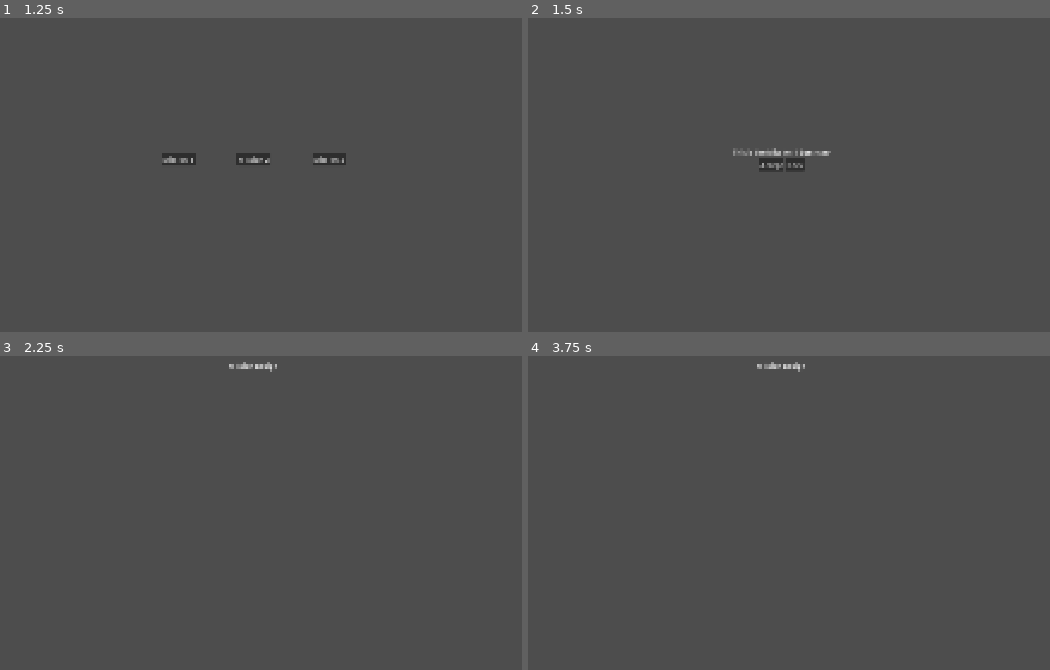
Above: before the commit, frames 1-4 (two rows, left to right).
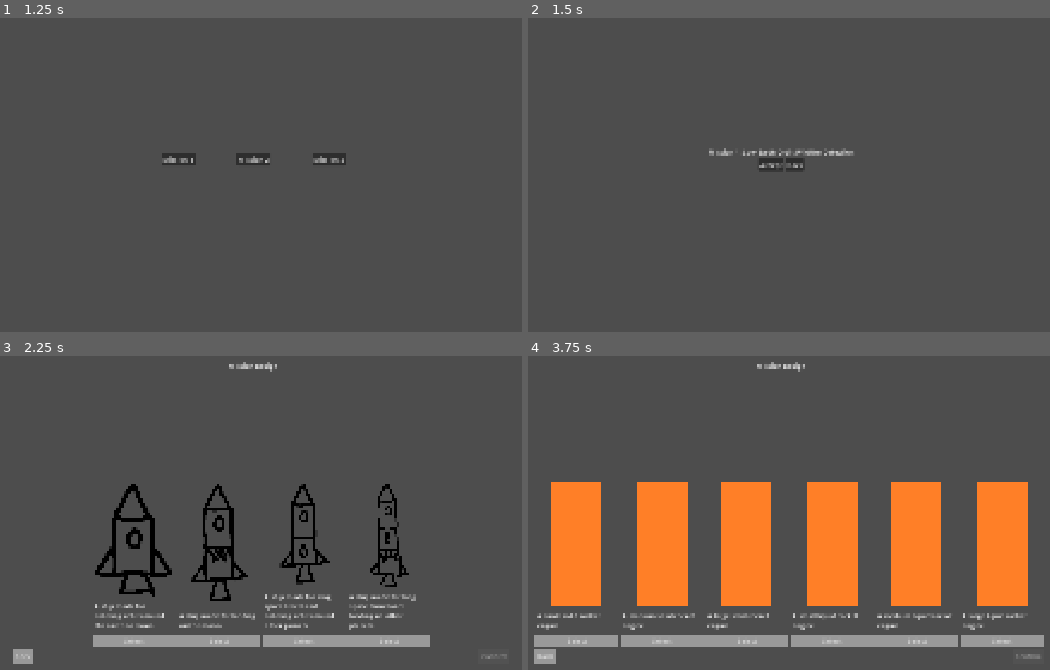
Above: after the commit, the same moments.

Repository: mathdude283/miners-in-space
Game: Godot game, scene res://main_menu.tscn
The game is run twice, just before and just after one commit, with the same random seed, the same clock (stepped at 60 frames per second) and the same inputs.
Inputs (mouse positions are in pixels of both pictures, inside the frame that each line leads up to):
- Up to frame 1 (1.25 s): click "Mission Select" at 0.5 s
- Up to frame 2 (1.5 s): click "Mission 1" at 1.25 s
- Up to frame 3 (2.25 s): click "Accept" at 2 s
- Up to frame 4 (3.75 s): click (663, 641) at 2.75 s, where only the run after the commit has a clickable "Select"; click (1023, 657) at 3.5 s, where only the run after the commit has a clickable "Confirm"

Frame 1 is identical in both runs. In frame 2, 0.4% of the frame differs, in the area x 34-63%, y 41-49%; in frame 3, 7.4%; in frame 4, 28%, in the area x 1-99%, y 40-99%.
Error before the commit: Parse Error: Identifier "imgs" not declared in the current scope. (res://mission_design.gd:11)

Commit message:
First demo?

Diff:
--- a/main_menu.gd
+++ b/main_menu.gd
@@ -3,6 +3,7 @@
 @onready var start_button: MarginContainer = $CanvasLayer/UI/StartButtonMargin
 @onready var mission_select: MarginContainer = $CanvasLayer/UI/MissionSelectButtonsMargin
 @onready var mission_conf: MarginContainer = $CanvasLayer/UI/MissionConfirmationMargin
+@onready var mission_conf_button: Button = $CanvasLayer/UI/MissionConfirmationMargin/VBoxContainer/HBoxContainer/AcceptMissionButton
 @onready var mission_summ: RichTextLabel = $CanvasLayer/UI/MissionConfirmationMargin/VBoxContainer/MissionSummary
 # Called when the node enters the scene tree for the first time.
 func _ready() -> void:
@@ -15,11 +16,14 @@
 	mission_conf.show()
 	match PlayerData.scenario:
 		PlayerData.Scenario.MISSION_1:
-			mission_summ.text = "This is the Mission 1 Summary"
+			mission_summ.text = "Mission 1: Low-Earth Orbit Wildfire Detection"
+			mission_conf_button.show()
 		PlayerData.Scenario.MISSION_2:
-			mission_summ.text = "This is the Mission 2 Summary"
+			mission_summ.text = "Mission 2 coming soon."
+			mission_conf_button.hide()
 		PlayerData.Scenario.MISSION_3:
-			mission_summ.text = "This is the Mission 3 Summary"
+			mission_summ.text = "Mission 3 coming soon."
+			mission_conf_button.hide()
 
 
 func hide_mission_summary():
--- a/main_menu.tscn
+++ b/main_menu.tscn
@@ -2,12 +2,8 @@
 
 [ext_resource type="Script" uid="uid://d2riekqjo0r1o" path="res://main_menu.gd" id="1_06t4h"]
 
-[node name="MainMenu" type="Node2D" unique_id=770708661 node_paths=PackedStringArray("new_game", "mission_select", "mission_conf", "mission_summ")]
+[node name="MainMenu" type="Node2D" unique_id=770708661]
 script = ExtResource("1_06t4h")
-new_game = NodePath("CanvasLayer/UI/StartButtonMargin")
-mission_select = NodePath("CanvasLayer/UI/MissionSelectButtonsMargin")
-mission_conf = NodePath("CanvasLayer/UI/MissionConfirmationMargin")
-mission_summ = NodePath("CanvasLayer/UI/MissionConfirmationMargin/VBoxContainer/MissionSummary")
 
 [node name="CanvasLayer" type="CanvasLayer" parent="." unique_id=737573669]
 follow_viewport_enabled = true
--- a/mission_design.gd
+++ b/mission_design.gd
@@ -2,17 +2,118 @@
 
 const CARD_SCENE = preload("res://ship_options.tscn")
 @onready var ui: Control = $CanvasLayer/UI
+@onready var title: RichTextLabel = $CanvasLayer/UI/MissionDesignHeader/Title
+@onready var option_menu: ShipOptions = CARD_SCENE.instantiate()
 
 # Called when the node enters the scene tree for the first time.
 func _ready() -> void:
-	var option_menu = CARD_SCENE.instantiate()
 	option_menu.hide()
 	ui.add_child(option_menu)
-	imgs = [preload("res://assets/imgs/MissionDesign/LocalLanding.png")]
-
+	# Dictionary is of form {id, image, descr, button_txt}
+	setup_spaceship_cards()
 
 
 
 # Called every frame. 'delta' is the elapsed time since the previous frame.
 func _process(delta: float) -> void:
 	pass
+
+func setup_spaceship_cards():
+	option_menu.hide()
+	option_menu.clear_cards()
+	var ids = [PlayerData.ShipType.LOCALORBIT, PlayerData.ShipType.LOCALLANDING, PlayerData.ShipType.LONGORBIT, PlayerData.ShipType.LONGLANDING]
+	var imgs = [preload("res://assets/imgs/MissionDesign/LocalOrbit.png"), preload("res://assets/imgs/MissionDesign/LocalLanding.png"), preload("res://assets/imgs/MissionDesign/LongOrbit.png"), preload("res://assets/imgs/MissionDesign/LongLanding.png")]
+	var descr = ["A ship made for entering orbit around the earth or moon.", "A ship made for landing on the moon.", "A ship made for long space travel and entering orbit around other planets.", "A ship made for long space travel and landing on other planets."]
+	var button_txt = ["Select", "Select", "Select", "Select"]
+	var card_dicts = []
+	for card in range(len(ids)):
+		card_dicts.append({"id": ids[card], "image": imgs[card], "descr": descr[card], "button_txt": button_txt[card]})
+	option_menu.setup(card_dicts)
+	option_menu.back_button_pressed.connect(_spaceship_type_back)
+	option_menu.selection_confirmed.connect(_spaceship_type_confirmed)
+	option_menu.show()
+
+func setup_engine_cards():
+	option_menu.hide()
+	option_menu.clear_cards()
+	var ids = [PlayerData.EngineType.SOLIDSMALL, PlayerData.EngineType.SOLIDMEDIUM, PlayerData.EngineType.SOLIDLARGE, PlayerData.EngineType.LIQUIDSMALL, PlayerData.EngineType.LIQUIDMEDIUM, PlayerData.EngineType.LIQUIDLARGE]
+	var imgs = [preload("res://assets/imgs/Placeholder.png"), preload("res://assets/imgs/Placeholder.png"), preload("res://assets/imgs/Placeholder.png"), preload("res://assets/imgs/Placeholder.png"), preload("res://assets/imgs/Placeholder.png"), preload("res://assets/imgs/Placeholder.png")]
+	var descr = ["A small solid rocket engine", "A medium solid rocket engine", "A large solid rocket engine", "A small liquid rocket engine", "A medium liquid rocket engine", "A large liquid rocket engine"]
+	var button_txt = ["Select", "Select", "Select", "Select", "Select", "Select"]
+	var card_dicts = []
+	for card in range(len(ids)):
+		card_dicts.append({"id": ids[card], "image": imgs[card], "descr": descr[card], "button_txt": button_txt[card]})
+	option_menu.setup(card_dicts)
+	option_menu.back_button_pressed.connect(_engine_type_back)
+	option_menu.selection_confirmed.connect(_engine_type_confirmed)
+	option_menu.show()
+
+func setup_fuel_cards():
+	option_menu.hide()
+	option_menu.clear_cards()
+	var ids = [PlayerData.MaxFuel.SMALL, PlayerData.MaxFuel.MEDIUM, PlayerData.MaxFuel.LARGE]
+	var imgs = [preload("res://assets/imgs/Placeholder.png"), preload("res://assets/imgs/Placeholder.png"), preload("res://assets/imgs/Placeholder.png")]
+	var descr = ["A small fuel tank", "A medium fuel tank", "A large fuel tank"]
+	var button_txt = ["Select", "Select", "Select"]
+	var card_dicts = []
+	for card in range(len(ids)):
+		card_dicts.append({"id": ids[card], "image": imgs[card], "descr": descr[card], "button_txt": button_txt[card]})
+	option_menu.setup(card_dicts)
+	option_menu.back_button_pressed.connect(_fuel_amount_back)
+	option_menu.selection_confirmed.connect(_fuel_amount_confirmed)
+	option_menu.show()
+
+func _spaceship_type_confirmed(selection_id):
+	PlayerData.ship_type = selection_id
+	if option_menu.back_button_pressed.is_connected(_spaceship_type_back):
+		option_menu.back_button_pressed.disconnect(_spaceship_type_back)
+	if option_menu.selection_confirmed.is_connected(_spaceship_type_confirmed):
+		option_menu.selection_confirmed.disconnect(_spaceship_type_confirmed)
+	setup_engine_cards()
+
+func _spaceship_type_back():
+	if option_menu.back_button_pressed.is_connected(_spaceship_type_back):
+		option_menu.back_button_pressed.disconnect(_spaceship_type_back)
+	if option_menu.selection_confirmed.is_connected(_spaceship_type_confirmed):
+		option_menu.selection_confirmed.disconnect(_spaceship_type_confirmed)
+	get_tree().change_scene_to_packed(PlayerData.main_menu_scene)
+
+func _engine_type_confirmed(selection_id):
+	PlayerData.engine_type = selection_id
+	if option_menu.back_button_pressed.is_connected(_engine_type_back):
+		option_menu.back_button_pressed.disconnect(_engine_type_back)
+	if option_menu.selection_confirmed.is_connected(_engine_type_confirmed):
+		option_menu.selection_confirmed.disconnect(_engine_type_confirmed)
+	setup_fuel_cards()
+
+
+func _engine_type_back():
+	if option_menu.back_button_pressed.is_connected(_engine_type_back):
+		option_menu.back_button_pressed.disconnect(_engine_type_back)
+	if option_menu.selection_confirmed.is_connected(_engine_type_confirmed):
+		option_menu.selection_confirmed.disconnect(_engine_type_confirmed)
+	setup_spaceship_cards()
+
+func _fuel_amount_confirmed(selection_id):
+	if option_menu.back_button_pressed.is_connected(_fuel_amount_back):
+		option_menu.back_button_pressed.disconnect(_fuel_amount_back)
+	if option_menu.selection_confirmed.is_connected(_fuel_amount_confirmed):
+		option_menu.selection_confirmed.disconnect(_fuel_amount_confirmed)
+		option_menu.hide()
+		option_menu.clear_cards()
+		match selection_id:
+			PlayerData.MaxFuel.SMALL:
+				PlayerData.fuel_amount = 25
+			PlayerData.MaxFuel.MEDIUM:
+				PlayerData.fuel_amount = 50
+			PlayerData.MaxFuel.LARGE:
+				PlayerData.fuel_amount = 100
+		title.text = "You chose a " + PlayerData.ship_type_dict[str(PlayerData.ship_type)] + " ship, a " + PlayerData.engine_type_dict[str(PlayerData.engine_type)] + ", with " + str(PlayerData.fuel_amount) + " fuel."
+
+
+func _fuel_amount_back():
+	if option_menu.back_button_pressed.is_connected(_fuel_amount_back):
+		option_menu.back_button_pressed.disconnect(_fuel_amount_back)
+	if option_menu.selection_confirmed.is_connected(_fuel_amount_confirmed):
+		option_menu.selection_confirmed.disconnect(_fuel_amount_confirmed)
+	setup_engine_cards()
--- a/player_data.gd
+++ b/player_data.gd
@@ -10,7 +10,14 @@
 var engine_type = null
 var scenario = null
 var mission_summaries = ["This is the mission 1 summary.", "This is the mission 2 summary.", "This is the mission 3 summary."]
+var main_menu_scene = preload("res://main_menu.tscn")
 var mission_design_scene = preload("res://mission_design.tscn")
+var forum_scene = preload("res://forum.tscn")
+var flight_scene = preload("res://flight.tscn")
+var end_scene = preload("res://end.tscn")
+var ship_type_dict = {str(ShipType.LOCALORBIT): "Local Orbit", str(ShipType.LOCALLANDING): "Local Landing", str(ShipType.LONGORBIT): "Long Orbit", str(ShipType.LONGLANDING): "Long Landing"}
+var engine_type_dict = {str(EngineType.SOLIDSMALL): "Solid Small", str(EngineType.SOLIDMEDIUM): "Solid Medium", str(EngineType.SOLIDLARGE): "Solid LARGE", str(EngineType.LIQUIDSMALL): "Liquid Small", str(EngineType.LIQUIDMEDIUM): "Liquid Medium", str(EngineType.LIQUIDLARGE): "Liquid Large",}
+
 
 
 # Called when the node enters the scene tree for the first time.
--- a/ship_options.gd
+++ b/ship_options.gd
@@ -1,3 +1,4 @@
+class_name ShipOptions
 extends MarginContainer
 
 const OPTION_CARD_SCENE = preload("res://config_option.tscn")
@@ -22,7 +23,7 @@
 			child.option_selected.connect(_on_card_selected.bind(child))
 
 # Dictionary is of form {id, image, descr, button_txt}
-func setup(cards: Array[Dictionary]):
+func setup(cards):
 	confirm_button.disabled = true
 	for choice in cards:
 		var card: ConfigOption = OPTION_CARD_SCENE.instantiate()
@@ -39,6 +40,7 @@
 	confirm_button.disabled = true
 
 
+
 # Called every frame. 'delta' is the elapsed time since the previous frame.
 func _process(delta: float) -> void:
 	pass
@@ -49,27 +51,11 @@
 		if child is ConfigOption:
 			child.enable_button()
 	source_card.disable_button()
+	current_selection_id = selection_id
 
 func _on_confirm_pressed():
 	selection_confirmed.emit(current_selection_id)
 
-func _spaceship_type_confirmed():
-	pass
-
-func _spaceship_type_back():
-	pass
-
-func _engine_type_confirmed():
-	pass
-
-func _engine_type_back():
-	pass
-
-func _fuel_amount_confirmed():
-	pass
-
-func _fuel_amount_back():
-	pass
 
 func _on_back_pressed():
 	back_button_pressed.emit()
